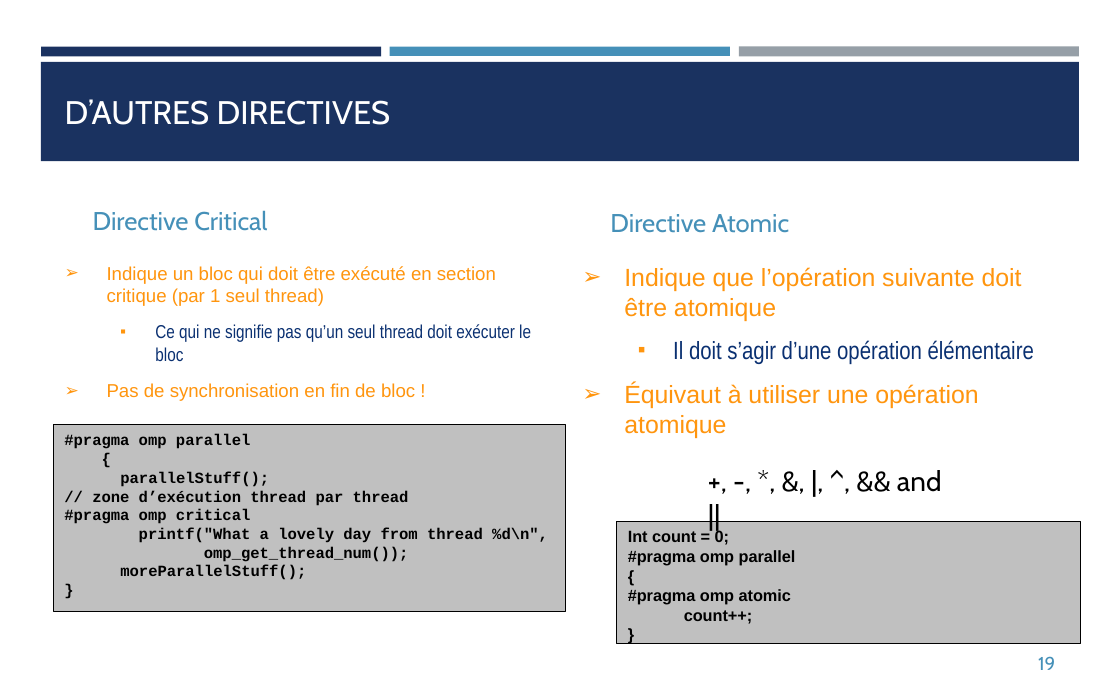
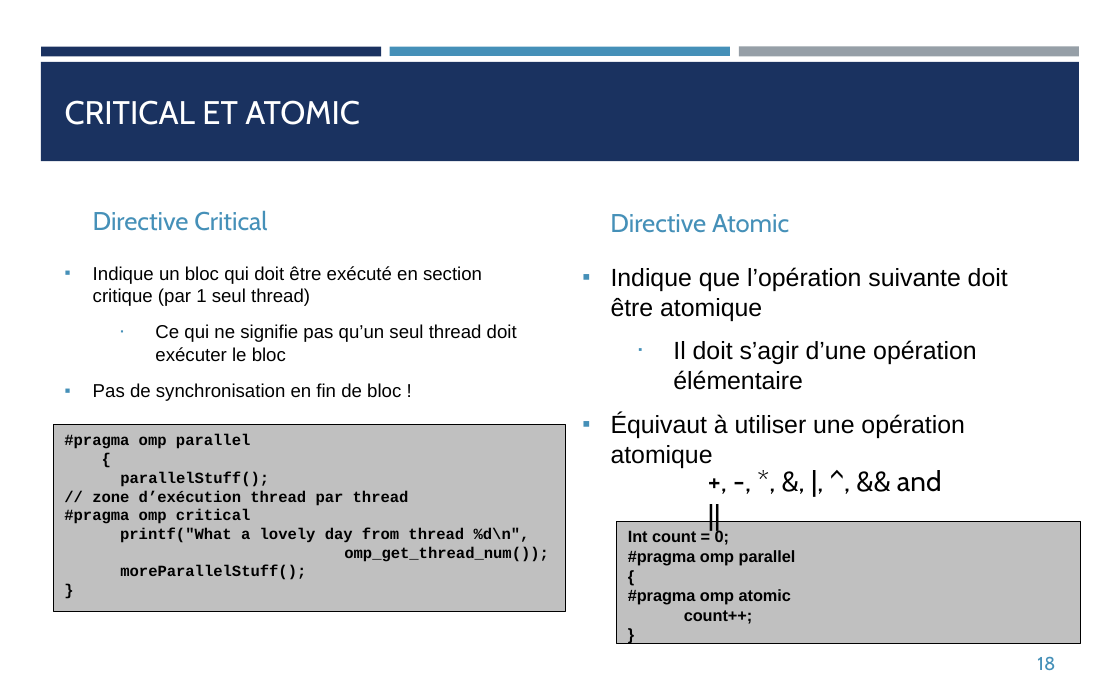
Before and after one commit to franckginguene/hpc_formation_scalian, a slide deck: slide 18 of Diapos/HPC_OpenMP.pptx (slide 19 before the commit). Drawn at 1120x700 pixels with LibreOffice and Linux fonts; fonts in the diff are those of the drawing. Boxes give left, top, right and bottom in pixels: in the first picture for what was removed or moved away, otherwise in the second. Text is boxed around its words. In the diff, an @@ line names an element or a change of style, - is before the commit and + after.

```diff
--- a/Diapos/HPC_OpenMP.pptx
+++ b/Diapos/HPC_OpenMP.pptx
@@ title at bbox=[65, 100, 360, 125]: text changed @@
-D’AUTRES DIRECTIVES
+CRITICAL ET ATOMIC
@@ text "Indique un bloc qui doit ..." at bbox=[93, 266, 517, 401]: text colour #FF950E to #000000 in "Indique un bloc qui doit être exécuté ...", "Pas de synchronisation en fin de bloc ..."; font Arial Narrow to Arial, text colour #0A3071 to #000000 in "Ce qui ne signifie pas qu’un seul ..."; bullet ➢ to ▪; bullet colour #FF950E to #4590B8; bullet ■ to ▪ @@
@@ text "Indique que l’opération suivante doit ..." at bbox=[611, 267, 1008, 468]: text colour #FF950E to #000000 in "Indique que l’opération suivante doit être atomique", "Équivaut à utiliser une opération atomique"; font Arial Narrow to Arial, text colour #0A3071 to #000000 in "Il doit s’agir d’une opération élémentaire"; bullet ➢ to ▪; bullet colour #FF950E to #4590B8; bullet ■ to ▪ @@
@@ page number at bbox=[1037, 656, 1055, 671]: text changed @@
-19
+18
```
Also in this commit, not shown: 10 other slides changed, 3 slides added, 1 slide removed, 3 other files.
